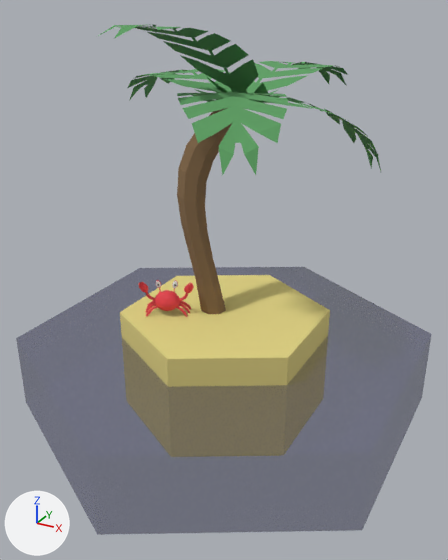
Renders of the glTF model assets/models/glTF/HexCell_Beach_Connect_6.glb from each side of a commit.
Rendered twice from a 50 mm lens placed at (1.26, -2.31, 1.57), pointed at (0.03, -0.07, 0.45). The axes (+X, +Y, +Z) are drawn at lower left. The lights are the same throughout.

The first picture shows 'HexCell_Beach_Connect_6'.
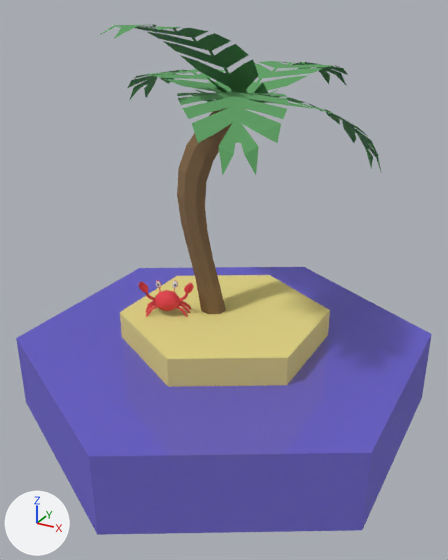
Pixel boxes (x1, y1, x2, y2) of what changed, in the pictures (448 x 560 px):
'HexCell_Beach_Connect_6', recoloured, surface changed (grey to blue)
    both: (16, 123, 432, 535)

The change, as a diff of the scene's bpy script:
```diff
--- a/assets/models/glTF/HexCell_Beach_Connect_6.glb.py
+++ b/assets/models/glTF/HexCell_Beach_Connect_6.glb.py
@@ mat_water @@
 mat_water = principled_material('Water')
-mat_water.base_color = (0.0267, 0.0216, 0.114)  # dark blue #2d285f
+mat_water.base_color = (0.133, 0.104, 0.669)  # blue #665bd6
 mat_water.roughness = 1.0
-mat_water.alpha = 0.405
+mat_water.alpha = 0.732
```
